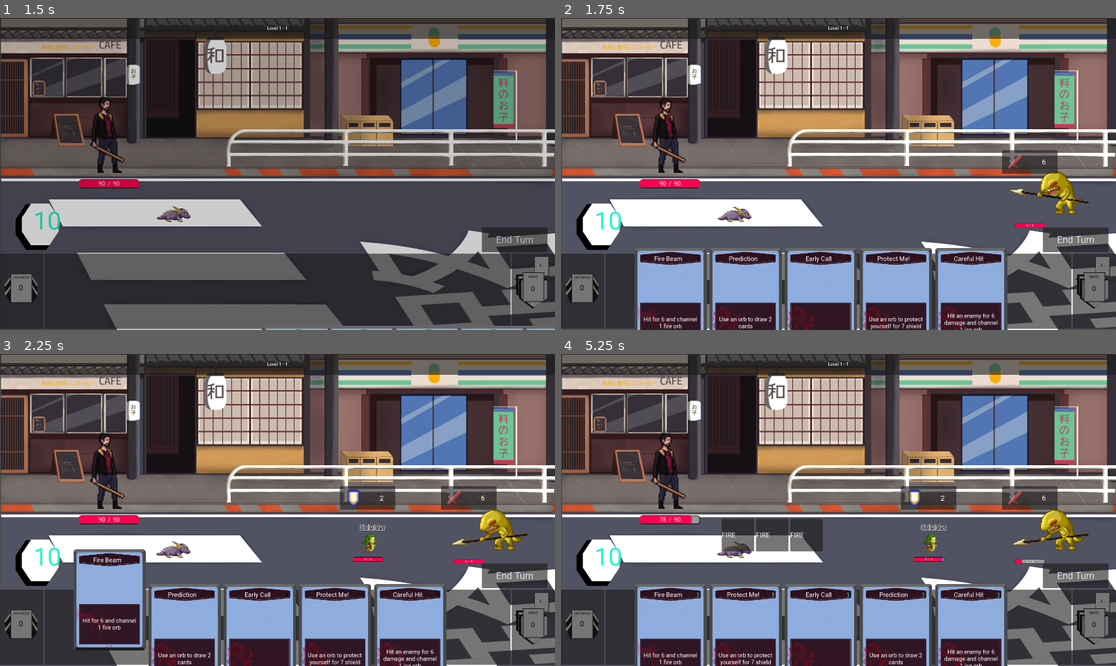
Above: before the commit, frames 1-4 (two rows, left to right).
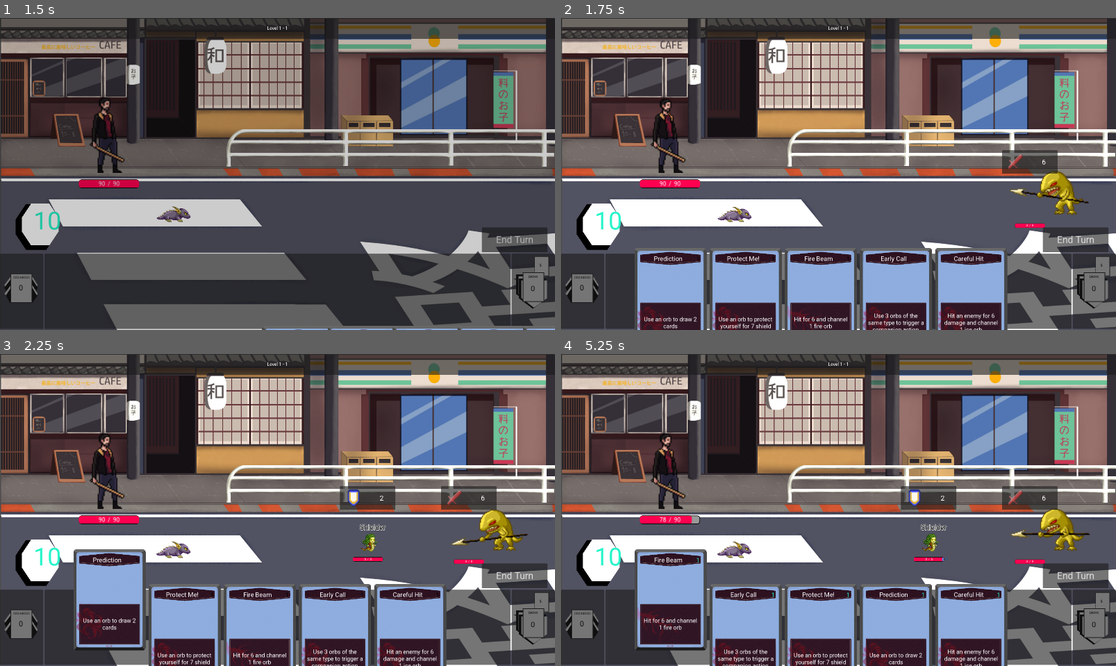
Above: after the commit, the same moments.

Repository: Leosten/card-game
Game: Godot game, scene res://main.tscn
The game is run twice, just before and just after one commit, with the same random seed, the same clock (stepped at 60 frames per second) and the same inputs.
Inputs (mouse positions are in pixels of both pictures, inside the frame that each line leads up to):
- Up to frame 1 (1.5 s): click "Start" at 0.5 s; click "End Turn" at 1.25 s
- Up to frame 2 (1.75 s): no input
- Up to frame 3 (2.25 s): click (111, 634) at 2.02 s
- Up to frame 4 (5.25 s): click "End Turn" at 2.75 s; click "End Turn" at 3.5 s; move the mouse to (1027, 544) at 4.27 s; click (1027, 544) at 4.42 s; click (666, 634) at 5.02 s

Frame 1 is identical in both runs. In frame 2, 1.1% of the frame differs, in the area x 13-66%, y 76-100%; in frame 3, 1.1%; in frame 4, 6.9%, in the area x 13-96%, y 49-100%.
Error after the commit: Invalid assignment of property or key 'turn_effect' with value of type 'Callable' on a base object of type 'Resource (Buff)'. (res://Resources/Cards/0/fire_aff…

Commit message:
victory window working, new cards and start buffs

Diff:
--- a/Manager/action_manager.gd
+++ b/Manager/action_manager.gd
@@ -85,6 +85,8 @@
 		battle_state.companion_stats.channel_remove(card)
 	if action == CardUtils.action_type.CHANNEL_CLEAR:
 		battle_state.companion_stats.reset_channel_orbs(card)
+	if action == CardUtils.action_type.CHANNEL_SPECIAL:
+		battle_state.companion_stats.channel_special(card, battle_state)
 
 func apply_enemy_action(battle_state: BattleState, action : MonsterAction, enemy : Targetable):
 	enemy.acting.emit(action.type)
--- a/Manager/card_animation_manager.gd
+++ b/Manager/card_animation_manager.gd
@@ -51,3 +51,35 @@
 	card.active_tween.tween_property(card, "position", left_out_of_bounds, 0.2).set_ease(Tween.EASE_OUT)
 
 	await card.active_tween.finished
+
+static func reposition_animation(card: Card, new_position : Vector2) -> void:
+	if card.active_tween:
+		card.active_tween.kill()
+	card.active_tween = card.create_tween().set_trans(Tween.TRANS_LINEAR)
+	card.active_tween.tween_property(
+		card, "position",
+		new_position,
+		0.2
+	).set_ease(Tween.EASE_IN)
+
+static func zoom_in(card : Card):
+	card.pivot_offset = card.size / 2.0
+
+	if card.active_tween:
+		card.active_tween.kill()
+	card.active_tween = card.create_tween().set_trans(Tween.TRANS_QUAD)
+	card.active_tween.tween_property(
+		card, "scale",
+		Vector2(1.2, 1.2),
+		0.2
+	).set_ease(Tween.EASE_OUT)
+
+static func zoom_out(card : Card):
+	if card.active_tween:
+		card.active_tween.kill()
+	card.active_tween = card.create_tween().set_trans(Tween.TRANS_LINEAR)
+	card.active_tween.tween_property(
+		card, "scale",
+		Vector2(1.0, 1.0),
+		0.2
+	).set_ease(Tween.EASE_IN)
--- a/Resources/Cards/0/early_call.tres
+++ b/Resources/Cards/0/early_call.tres
@@ -7,7 +7,7 @@
 [resource]
 script = ExtResource("1_fb35m")
 name = "Early Call"
+description = "Use 3 orbs of the same type to trigger a companion action"
 cost = 1
-magic_type = 3
 type = 3
 metadata/_custom_type_script = "uid://cqcdxav3ke5ma"
--- /dev/null
+++ b/Resources/Cards/0/fire_affinity.gd
@@ -0,0 +1,15 @@
+extends CardData
+
+func _init():
+	actions = [CardUtils.action_type.BUFFS]
+	allowed_targets = [CardUtils.targets.ENEMY]
+	var enchantment = Buff.new(StatusUtils.buffs.ENCHANTMENT, 0, false, 0, false)
+	enchantment.turn_effect = Callable(turn_effect)
+	buffs = [Buff.new(StatusUtils.buffs.ENCHANTMENT, 0, false, 0, false)]
+
+func channel_add() -> Array[CardUtils.magic_type]:
+	#return [CardUtils.magic_type.FIRE]
+	return [CardUtils.magic_type.FIRE,CardUtils.magic_type.FIRE,CardUtils.magic_type.FIRE]
+
+func turn_effect():
+	channel_add()
--- /dev/null
+++ b/Resources/Cards/0/fire_affinity.tres
@@ -0,0 +1,15 @@
+[gd_resource type="Resource" format=3 uid="uid://ctuftcmc363l1"]
+
+[ext_resource type="Script" uid="uid://bgr2iii04cai0" path="res://Resources/Cards/0/fire_affinity.gd" id="1_46lrx"]
+[ext_resource type="Script" uid="uid://na2tmdwnj00n" path="res://Utils/buff.gd" id="1_o0adg"]
+[ext_resource type="Script" uid="uid://dhn0xiicuugoi" path="res://Utils/status_effect.gd" id="3_4hmbo"]
+
+[resource]
+script = ExtResource("1_46lrx")
+name = "Fire Affinity"
+description = "Channel 1 fire orb at the start of each turn"
+cost = 1
+magic_type = 0
+tier = 1
+type = 3
+metadata/_custom_type_script = "uid://cqcdxav3ke5ma"
--- /dev/null
+++ b/Resources/Cards/0/incoming_lightning.gd
@@ -0,0 +1,9 @@
+extends CardData
+
+func _init():
+	actions = [CardUtils.action_type.STATUS_EFFECTS, CardUtils.action_type.CHANNEL_ADD]
+	status_effects = [StatusEffect.new(StatusUtils.status_effects.STUN, 0, false, 0, false)]
+	allowed_targets = [CardUtils.targets.ENEMY]
+
+func channel_add():
+	return [CardUtils.magic_type.WIND, CardUtils.magic_type.WIND]
--- /dev/null
+++ b/Resources/Cards/0/incoming_lightning.tres
@@ -0,0 +1,15 @@
+[gd_resource type="Resource" format=3 uid="uid://blow3cvabf054"]
+
+[ext_resource type="Script" uid="uid://na2tmdwnj00n" path="res://Utils/buff.gd" id="1_ykodc"]
+[ext_resource type="Script" uid="uid://dcynvrk4juh87" path="res://Resources/Cards/0/incoming_lightning.gd" id="2_ykodc"]
+[ext_resource type="Script" uid="uid://dhn0xiicuugoi" path="res://Utils/status_effect.gd" id="3_3tt0q"]
+
+[resource]
+script = ExtResource("2_ykodc")
+name = "Incoming Lightning"
+description = "Stun an enemy and channel 2 lightning orbs"
+cost = 2
+magic_type = 1
+tier = 1
+type = 3
+metadata/_custom_type_script = "uid://cqcdxav3ke5ma"
--- /dev/null
+++ b/Resources/Cards/0/locked_and_ready.gd
@@ -0,0 +1,8 @@
+extends CardData
+
+func _init():
+	actions = [CardUtils.action_type.CHANNEL_USE, CardUtils.action_type.CHANNEL_ADD]
+	allowed_targets = [CardUtils.targets.SELF]
+
+func channel_add() -> Array[CardUtils.magic_type]:
+	return [CardUtils.magic_type.ICE, CardUtils.magic_type.ICE]
--- /dev/null
+++ b/Resources/Cards/0/locked_and_ready.tres
@@ -0,0 +1,15 @@
+[gd_resource type="Resource" format=3 uid="uid://bm0cp6nhd5gx8"]
+
+[ext_resource type="Script" uid="uid://na2tmdwnj00n" path="res://Utils/buff.gd" id="1_yfy4s"]
+[ext_resource type="Script" uid="uid://c00w28kfywab2" path="res://Resources/Cards/0/locked_and_ready.gd" id="2_yfy4s"]
+[ext_resource type="Script" uid="uid://dhn0xiicuugoi" path="res://Utils/status_effect.gd" id="3_hx4j5"]
+
+[resource]
+script = ExtResource("2_yfy4s")
+name = "Locked And Ready"
+description = "Use 3 identical orbs and channel 2 ice orbs"
+cost = 2
+magic_type = 2
+tier = 1
+type = 3
+metadata/_custom_type_script = "uid://cqcdxav3ke5ma"
--- a/Resources/Cards/0/panic_trade.tres
+++ b/Resources/Cards/0/panic_trade.tres
@@ -6,4 +6,10 @@
 
 [resource]
 script = ExtResource("2_sq1nc")
+name = "Panic Trade"
+description = "Remove 2 fire orbs and add 2 ice orbs"
+cost = 1
+magic_type = 2
+tier = 1
+type = 1
 metadata/_custom_type_script = "uid://cqcdxav3ke5ma"
--- a/Resources/Characters/elemental_companion_stats.gd
+++ b/Resources/Characters/elemental_companion_stats.gd
@@ -7,6 +7,7 @@
 signal channel_high_trigger
 signal channel_removed(nb)
 signal channel_reset
+signal channel_special
 signal use_ceiling_not_reached
 
 @export var channel_orbs : Array[CardUtils.magic_type]= []
@@ -34,6 +35,10 @@
 func channel_remove(card : CardData):
 	channel_orbs = card.channel_remove(channel_orbs)
 	channel_removed.emit()
+
+func channel_special_effect(card : CardData, battle_state : BattleState):
+	channel_orbs = card.special_effect(battle_state)
+	channel_special.emit()
 
 func reset_channel_orbs():
 	channel_orbs.clear()
--- a/Utils/buff.gd
+++ b/Utils/buff.gd
@@ -7,3 +7,6 @@
 func _init(p_type : StatusUtils.buffs = StatusUtils.buffs.PERFECT_PROTECT, p_quantity : int = 0, quantity_cumulative: bool = false, p_duration: int = 0, duration_cumulative: bool = false) -> void:
 	super(p_quantity, quantity_cumulative, p_duration, duration_cumulative)
 	type = p_type
+
+func turn_effect(battle_state: BattleState):
+	pass
--- a/Utils/card_utils.gd
+++ b/Utils/card_utils.gd
@@ -2,7 +2,7 @@
 extends Node
 
 enum targets {ALLY, ENEMY, ALL_ENEMIES, SELF}
-enum action_type {HEAL, DAMAGE, SHIELD, STATUS_EFFECTS, BUFFS, CHANNEL_ADD, CHANNEL_REMOVE, CHANNEL_CLEAR, CHANNEL_USE, DRAW}
+enum action_type {HEAL, DAMAGE, SHIELD, STATUS_EFFECTS, BUFFS, CHANNEL_ADD, CHANNEL_REMOVE, CHANNEL_CLEAR, CHANNEL_USE, DRAW, CHANNEL_SPECIAL}
 enum magic_type {FIRE, WIND, ICE, NONE}
 enum tier {COMMON, PURPLE, GOLD, STARTER}
 enum card_type {ATTACK, MAGIC, BUFF, ELEMENTAL}
--- a/Utils/companion_utils.gd
+++ b/Utils/companion_utils.gd
@@ -36,3 +36,9 @@
 	if companion_stats.check_low_activation_ceiling():
 		return true
 	return false
+
+static func replace_orbs_by_type(orbs : Array[CardUtils.magic_type], type: CardUtils.magic_type, new_type: CardUtils.magic_type):
+	var upgraded_deck = orbs.map(func(orb):
+		if orb == type:
+			return new_type
+		return orb)
--- a/Utils/status_utils.gd
+++ b/Utils/status_utils.gd
@@ -1,7 +1,7 @@
 @abstract class_name StatusUtils
 extends Node
 
-enum buffs { DRAW, PERFECT_PROTECT, STRENGTH, VITALITY}
+enum buffs { DRAW, PERFECT_PROTECT, STRENGTH, VITALITY, ENCHANTMENT}
 enum status_effects {STUN, VULNERABLE}
 
 static func get_strength_modifier(damage, strength : Buff):
@@ -63,6 +63,9 @@
 	return null
 
 static func check_for_status_cycle(statuses :Array[Status], status: Status):
+	if status is Buff:
+		if status.type == StatusUtils.buffs.ENCHANTMENT:
+			status.turn_effect(GameManager.battle_state)
 	if status.duration_cumulative == true:
 		status.duration -= 1
 	if status.quantity_cumulative == true:
--- a/View/Cards/card_hud.gd
+++ b/View/Cards/card_hud.gd
@@ -33,53 +33,44 @@
 	card_animation_manager.hud_size = card_hand_size
 	add_child(card_animation_manager)
 	init_card_position()
-	start_battle()
+	#start_battle()
 
 func start_battle():
 	player_draw_value = GameManager.battle_state.player_stats.draw_value
 	init_player_deck()
+	#draw_cards(player_draw_value)
 	update_piles_count()
 
 func on_draw_card_signal(nb):
 	print("hud drawing cards")
 	draw_cards(nb)
 
-
 func init_card_position() -> void:
 	card_hand_positions = CardUtils.init_card_position(card_hand_size.size, max_nb_of_cards, player_draw_value, card_size, margin_between_cards, left_margin, bottom_margin)
 
 func draw_cards(draw_value) -> void:
-	if draw_value <= 0:
-		return
-	check_draw_pile_size_reset()
-	var draw_pile_remaining = draw_pile.size()
-	if (draw_value >= draw_pile_remaining):
-		draw_value = draw_pile_remaining
+	print("drawing %s cards ..." % str(draw_value))
 	var cards : Array[CardData]= []
 	var card_position = player_hand.size()
 	for index in draw_value:
-		var card_data = draw_pile.pop_front()
-		card_data.hand_position = card_position
-		cards.append(card_data)
-		card_position += 1
-	player_hand.append_array(cards)
-	display_cards(cards)
+		if draw_pile.is_empty():
+			_reshuffle_discard_into_draw()
+		if not draw_pile.is_empty():
+			var card_data = draw_pile.pop_front()
+			card_data.hand_position = card_position
+			player_hand.append(card_data)
+			card_position += 1
+			display_cards([card_data])
 	update_piles_count()
 
-
-func check_draw_pile_size_reset():
-	if draw_pile.is_empty() :
-		print("resetting draw pile ...")
-		# trigger animation
-		draw_pile = discard_pile.duplicate()
-		draw_pile.shuffle()
-		discard_pile.clear()
+func _reshuffle_discard_into_draw():
+	print("resetting draw pile ...")
+	# trigger animation
+	draw_pile = discard_pile.duplicate()
+	draw_pile.shuffle()
+	discard_pile.clear()
 
 func display_cards(cards_to_display: Array[CardData]) :
-	#for existing_card in displayed_hand:
-		#existing_card.queue_free()
-	#displayed_hand.clear()
-
 	var index = 0
 	for card_data in cards_to_display:
 		var card : Card = GameManager.card_manager.get_card_scene()
@@ -123,10 +114,12 @@
 	displayed_hand.clear()
 
 func init_player_deck():
+	discard_pile.clear()
+	draw_pile.clear()
 	player_deck = GameManager.get_player_deck()
 	$DeckCard/DeckCount.text = str(player_deck.size())
-	player_deck.shuffle()
-	draw_pile = player_deck
+	draw_pile = player_deck.duplicate()
+	draw_pile.shuffle()
 
 func update_piles_count():
 	$DrawPile/DrawCount.text = str(draw_pile.size())
@@ -137,7 +130,7 @@
 	for card in displayed_hand:
 		var new_position = card_hand_positions[card.hand_position].position
 		card.z_index = card.hand_position + 1
-		CardUtils.reposition_animation(card, new_position)
+		card_animation_manager.reposition_animation(card, new_position)
 		card.base_position = new_position
 
 func update_displayed_hand_cost(battle_state : BattleState):
@@ -150,7 +143,6 @@
 
 func new_turn():
 	enemy_turn = false
-	check_draw_pile_size_reset()
 	draw_cards(player_draw_value)
 	update_piles_count()
 
--- a/View/Menu/victory_window.gd
+++ b/View/Menu/victory_window.gd
@@ -2,6 +2,8 @@
 
 var battle_state : BattleState = GameManager.get_battle_state()
 var cards : Array[CardData]
+var selected_card : CardData = null
+
 @onready var first_reward_box : CenterContainer = $%FirstReward
 @onready var second_reward_box : CenterContainer = $%SecondReward
 @onready var third_reward_box : CenterContainer = $%ThirdReward
@@ -25,9 +27,10 @@
 		var card : Card = GameManager.card_manager.get_card_scene()
 		card.init_card(0, card_data, pos)
 		card.card_data.hand_position = 0
-		#card.hovered.connect(_on_card_hovered)
-		#card.hovered_out.connect(_on_card_hovered_out)
-		#card.clicked.connect(_on_card_clicked)
+		card.hovered.connect(_on_card_hovered)
+		card.hovered_out.connect(_on_card_hovered_out)
+		card.clicked.connect(_on_card_clicked)
+		card.z_index = 1
 		positions[index].add_child(card)
 		index += 1
 
@@ -35,8 +38,11 @@
 func _process(delta: float) -> void:
 	pass
 
-
 func _on_next_button_pressed() -> void:
+	if selected_card != null:
+		#TODO animation
+		print("adding card to deck")
+		GameManager.battle_state.player_deck.append(selected_card)
 	GameManager.victory_progress()
 	Events.next_battle.emit()
 	queue_free()
@@ -45,3 +51,20 @@
 	GameManager.victory_progress()
 	Events.next_battle.emit()
 	queue_free()
+
+func _on_card_hovered(card : Card):
+	print("card hovered")
+	if card == selected_card:
+		return
+	CardAnimationManager.zoom_in(card)
+
+func _on_card_hovered_out(card : Card):
+	CardAnimationManager.zoom_out(card)
+
+func _on_card_clicked(card : CardData):
+	print("card clicked")
+	if card == selected_card:
+		selected_card = null
+		return
+	selected_card = card
+	print("card selected %s" % selected_card.name)
--- a/View/Menu/victory_window.tscn
+++ b/View/Menu/victory_window.tscn
@@ -23,6 +23,7 @@
 grow_vertical = 2
 size_flags_horizontal = 3
 size_flags_vertical = 3
+mouse_filter = 2
 script = ExtResource("1_j7oqs")
 
 [node name="MarginContainer" type="MarginContainer" parent="." unique_id=1481245373]
@@ -32,12 +33,15 @@
 anchor_bottom = 1.0
 grow_horizontal = 2
 grow_vertical = 2
+mouse_filter = 2
 
 [node name="PanelContainer" type="PanelContainer" parent="MarginContainer" unique_id=744029937]
 layout_mode = 2
+mouse_filter = 2
 
 [node name="VBoxContainer" type="VBoxContainer" parent="MarginContainer/PanelContainer" unique_id=1837362978]
 layout_mode = 2
+mouse_filter = 2
 
 [node name="VictoryLabel" type="Label" parent="MarginContainer/PanelContainer/VBoxContainer" unique_id=1570818759]
 layout_mode = 2
@@ -45,6 +49,7 @@
 text = "Victory"
 label_settings = SubResource("LabelSettings_ye44s")
 horizontal_alignment = 1
+vertical_alignment = 1
 
 [node name="VictorySubText" type="Label" parent="MarginContainer/PanelContainer/VBoxContainer" unique_id=1180561394]
 custom_minimum_size = Vector2(150, 150)
@@ -57,14 +62,18 @@
 [node name="PanelContainer" type="PanelContainer" parent="MarginContainer/PanelContainer/VBoxContainer" unique_id=1052781361]
 layout_mode = 2
 size_flags_vertical = 3
+mouse_filter = 2
 
 [node name="HBoxContainer" type="HBoxContainer" parent="MarginContainer/PanelContainer/VBoxContainer/PanelContainer" unique_id=436349916]
 layout_mode = 2
+mouse_filter = 2
 
 [node name="FirstReward" type="CenterContainer" parent="MarginContainer/PanelContainer/VBoxContainer/PanelContainer/HBoxContainer" unique_id=1644960363]
 unique_name_in_owner = true
+custom_minimum_size = Vector2(500, 0)
 layout_mode = 2
 size_flags_horizontal = 3
+mouse_filter = 2
 
 [node name="Label" type="Label" parent="MarginContainer/PanelContainer/VBoxContainer/PanelContainer/HBoxContainer/FirstReward" unique_id=1612690193]
 layout_mode = 2
@@ -73,8 +82,10 @@
 
 [node name="SecondReward" type="CenterContainer" parent="MarginContainer/PanelContainer/VBoxContainer/PanelContainer/HBoxContainer" unique_id=1153249178]
 unique_name_in_owner = true
+custom_minimum_size = Vector2(500, 0)
 layout_mode = 2
 size_flags_horizontal = 3
+mouse_filter = 2
 
 [node name="Label" type="Label" parent="MarginContainer/PanelContainer/VBoxContainer/PanelContainer/HBoxContainer/SecondReward" unique_id=887906097]
 layout_mode = 2
@@ -83,6 +94,7 @@
 
 [node name="ThirdReward" type="CenterContainer" parent="MarginContainer/PanelContainer/VBoxContainer/PanelContainer/HBoxContainer" unique_id=1538236091]
 unique_name_in_owner = true
+custom_minimum_size = Vector2(500, 0)
 layout_mode = 2
 size_flags_horizontal = 3
 
@@ -91,10 +103,16 @@
 text = "TEST
 "
 
+[node name="MarginContainer" type="PanelContainer" parent="MarginContainer/PanelContainer/VBoxContainer" unique_id=902008554]
+custom_minimum_size = Vector2(0, 50)
+layout_mode = 2
+mouse_filter = 1
+
 [node name="PanelContainer2" type="PanelContainer" parent="MarginContainer/PanelContainer/VBoxContainer" unique_id=1034086743]
 custom_maximum_size = Vector2(-1, 150)
 layout_mode = 2
 size_flags_vertical = 3
+mouse_filter = 1
 
 [node name="HBoxContainer" type="HBoxContainer" parent="MarginContainer/PanelContainer/VBoxContainer/PanelContainer2" unique_id=1783763472]
 layout_mode = 2
--- a/View/Monsters/monster.gd
+++ b/View/Monsters/monster.gd
@@ -66,7 +66,6 @@
 	tween.tween_property(self, "position", target_position.position, 0.5)
 
 func play_action_animation(action_type : MonsterUtils.action_types):
-	print("action type %s" % action_type)
 	match action_type:
 		MonsterUtils.action_types.DAMAGE:
 			attack_animation()
--- a/battle.gd
+++ b/battle.gd
@@ -163,6 +163,14 @@
 	enemy_turn = false
 
 func victory():
+	_cleanup_combat()
 	var victory_screen = load("res://View/Menu/victory_window.tscn")
 	center_window.add_child(victory_screen.instantiate())
 	print("victory screen display")
+
+func _cleanup_combat():
+	# status effects
+	# exhausted cards
+	# clear hands/draw
+	# block mouse control filter
+	pass
Not shown, added: Resources/Cards/0/fire_affinity.gd.uid
Not shown, added: Resources/Cards/0/incoming_lightning.gd.uid
Not shown, added: Resources/Cards/0/locked_and_ready.gd.uid
